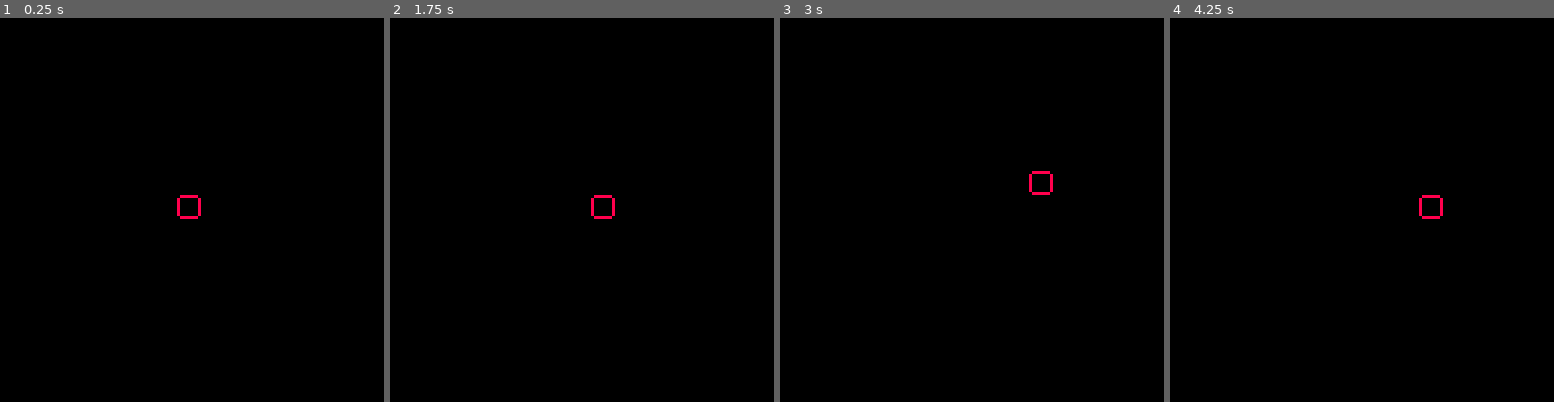
Above: before the commit, frames 1-4 (left to right).
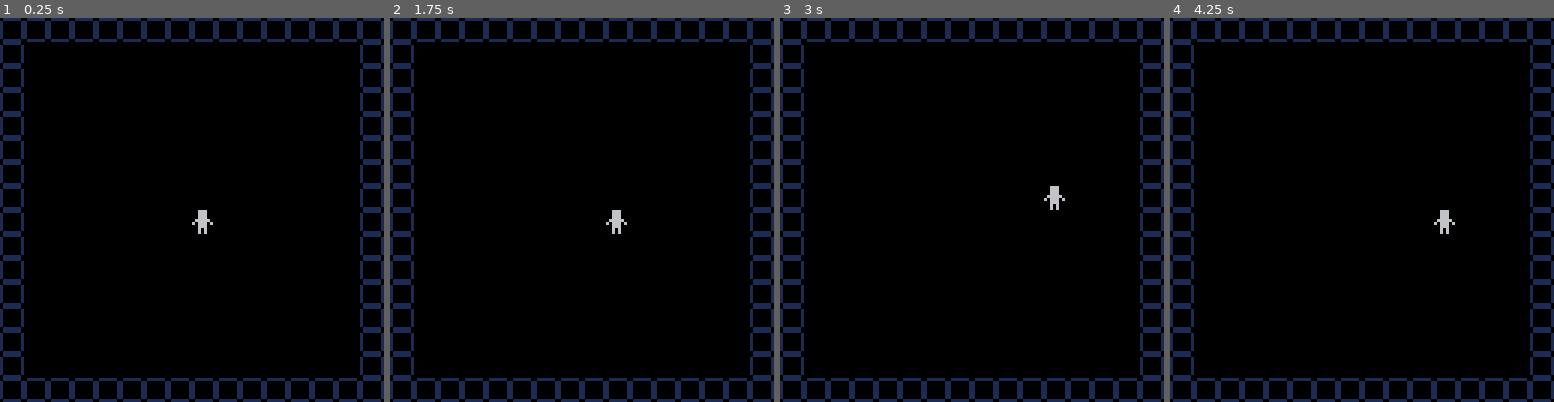
Above: after the commit, the same moments.

Repository: OmniWode/doomscroller
Game: PICO-8 cartridge doomscroller.p8
Two runs of this game, one before a commit and one after it. Both use one fixed random seed, a clock stepped at 60 frames per second and the inputs below.
Inputs:
- Up to frame 1 (0.25 s): no input
- Up to frame 2 (1.75 s): hold Right from 1.6 s (still down)
- Up to frame 3 (3 s): release Right at 2.1 s; hold Up 2.15-2.42 s; hold Right from 2.47 s (still down)
- Up to frame 4 (4.25 s): release Right at 3.03 s; hold Left 3.08-3.58 s; hold Down 3.63-3.97 s; hold Right from 4.02 s (still down)

The runs differ from the first frame. In frame 1, 9.1% of the frame differs, in the area x 0-100%, y 0-100%; in frame 2, 9.1%; in frame 3, 9.1%; in frame 4, 9.1%.

Commit message:
added make_player()

Diff:
--- a/doomscroller.p8
+++ b/doomscroller.p8
@@ -4,32 +4,9 @@
 --doomscroller.p8
 
 function _init()
-	--happens one time when the
-	--game starts
-	player = {
-		sp=1,
-		x=59,
-		y=59,
-		w=8,
-		h=8
-	}
+	--map_setup()
+	make_player()
 end
-
-function handle_input()
-	if btnp(0) then
-		player.x -= player.w
-	end
-	if btnp(1) then
-		player.x += player.w
-	end
-	if btnp(2) then
-		player.y -= player.h
-	end
-	if btnp(3) then
-		player.y += player.h
-	end
-end
-
 
 function _update()
 	--happens 30 times a second
@@ -40,15 +17,60 @@
 	--also happens 30 times a
 	--second, but after _update()
 	cls()
-	spr(player.sp, player.x, player.y)
+	map(0,0,0,0,128,64)
+	spr(p.spr, p.x, p.y)
+
+	--testing ascii art
+	--print(player.ch, player.x, player.y, player.color)
+	--print("x",  67, 67, 8)
 
 end
+
+function handle_input()
+	if btnp(0) then
+		p.x -= p.w
+	elseif btnp(1) then
+		p.x += p.w
+	elseif btnp(2) then
+		p.y -= p.h
+	elseif btnp(3) then
+		p.y += p.h
+	end
+end
+
+function make_player()
+	p={}
+	p.x=64
+	p.y=64
+	p.w=8
+	p.h=8
+	p.spr=1
+end
+
+
 __gfx__
-00000000088888800000000000000000000000000000000000000000000000000000000000000000000000000000000000000000000000000000000000000000
-00000000800000080000000000000000000000000000000000000000000000000000000000000000000000000000000000000000000000000000000000000000
-00700700800000080000000000000000000000000000000000000000000000000000000000000000000000000000000000000000000000000000000000000000
-00077000800000080000000000000000000000000000000000000000000000000000000000000000000000000000000000000000000000000000000000000000
-00077000800000080000000000000000000000000000000000000000000000000000000000000000000000000000000000000000000000000000000000000000
-00700700800000080000000000000000000000000000000000000000000000000000000000000000000000000000000000000000000000000000000000000000
-00000000800000080000000000000000000000000000000000000000000000000000000000000000000000000000000000000000000000000000000000000000
-00000000088888800000000000000000000000000000000000000000000000000000000000000000000000000000000000000000000000000000000000000000
+00000000006660000111111000000000000000000000000000000000000000000000000000000000000000000000000000000000000000000000000000000000
+00000000006660001000000100000000000000000000000000000000000000000000000000000000000000000000000000000000000000000000000000000000
+00700700006660001000000100000000000000000000000000000000000000000000000000000000000000000000000000000000000000000000000000000000
+00077000066666001000000100000000000000000000000000000000000000000000000000000000000000000000000000000000000000000000000000000000
+00077000606660601000000100000000000000000000000000000000000000000000000000000000000000000000000000000000000000000000000000000000
+00700700006660001000000100000000000000000000000000000000000000000000000000000000000000000000000000000000000000000000000000000000
+00000000006060001000000100000000000000000000000000000000000000000000000000000000000000000000000000000000000000000000000000000000
+00000000006060000111111000000000000000000000000000000000000000000000000000000000000000000000000000000000000000000000000000000000
+__map__
+0202020202020202020202020202020200000000000000000000000000000000000000000000000000000000000000000000000000000000000000000000000000000000000000000000000000000000000000000000000000000000000000000000000000000000000000000000000000000000000000000000000000000000
+0200000000000000000000000000000200000000000000000000000000000000000000000000000000000000000000000000000000000000000000000000000000000000000000000000000000000000000000000000000000000000000000000000000000000000000000000000000000000000000000000000000000000000
+0200000000000000000000000000000200000000000000000000000000000000000000000000000000000000000000000000000000000000000000000000000000000000000000000000000000000000000000000000000000000000000000000000000000000000000000000000000000000000000000000000000000000000
+0200000000000000000000000000000200000000000000000000000000000000000000000000000000000000000000000000000000000000000000000000000000000000000000000000000000000000000000000000000000000000000000000000000000000000000000000000000000000000000000000000000000000000
+0200000000000000000000000000000200000000000000000000000000000000000000000000000000000000000000000000000000000000000000000000000000000000000000000000000000000000000000000000000000000000000000000000000000000000000000000000000000000000000000000000000000000000
+0200000000000000000000000000000200000000000000000000000000000000000000000000000000000000000000000000000000000000000000000000000000000000000000000000000000000000000000000000000000000000000000000000000000000000000000000000000000000000000000000000000000000000
+0200000000000000000000000000000200000000000000000000000000000000000000000000000000000000000000000000000000000000000000000000000000000000000000000000000000000000000000000000000000000000000000000000000000000000000000000000000000000000000000000000000000000000
+0200000000000000000000000000000200000000000000000000000000000000000000000000000000000000000000000000000000000000000000000000000000000000000000000000000000000000000000000000000000000000000000000000000000000000000000000000000000000000000000000000000000000000
+0200000000000000000000000000000200000000000000000000000000000000000000000000000000000000000000000000000000000000000000000000000000000000000000000000000000000000000000000000000000000000000000000000000000000000000000000000000000000000000000000000000000000000
+0200000000000000000000000000000200000000000000000000000000000000000000000000000000000000000000000000000000000000000000000000000000000000000000000000000000000000000000000000000000000000000000000000000000000000000000000000000000000000000000000000000000000000
+0200000000000000000000000000000200000000000000000000000000000000000000000000000000000000000000000000000000000000000000000000000000000000000000000000000000000000000000000000000000000000000000000000000000000000000000000000000000000000000000000000000000000000
+0200000000000000000000000000000200000000000000000000000000000000000000000000000000000000000000000000000000000000000000000000000000000000000000000000000000000000000000000000000000000000000000000000000000000000000000000000000000000000000000000000000000000000
+0200000000000000000000000000000200000000000000000000000000000000000000000000000000000000000000000000000000000000000000000000000000000000000000000000000000000000000000000000000000000000000000000000000000000000000000000000000000000000000000000000000000000000
+0200000000000000000000000000000200000000000000000000000000000000000000000000000000000000000000000000000000000000000000000000000000000000000000000000000000000000000000000000000000000000000000000000000000000000000000000000000000000000000000000000000000000000
+0200000000000000000000000000000200000000000000000000000000000000000000000000000000000000000000000000000000000000000000000000000000000000000000000000000000000000000000000000000000000000000000000000000000000000000000000000000000000000000000000000000000000000
+0202020202020202020202020202020200000000000000000000000000000000000000000000000000000000000000000000000000000000000000000000000000000000000000000000000000000000000000000000000000000000000000000000000000000000000000000000000000000000000000000000000000000000
